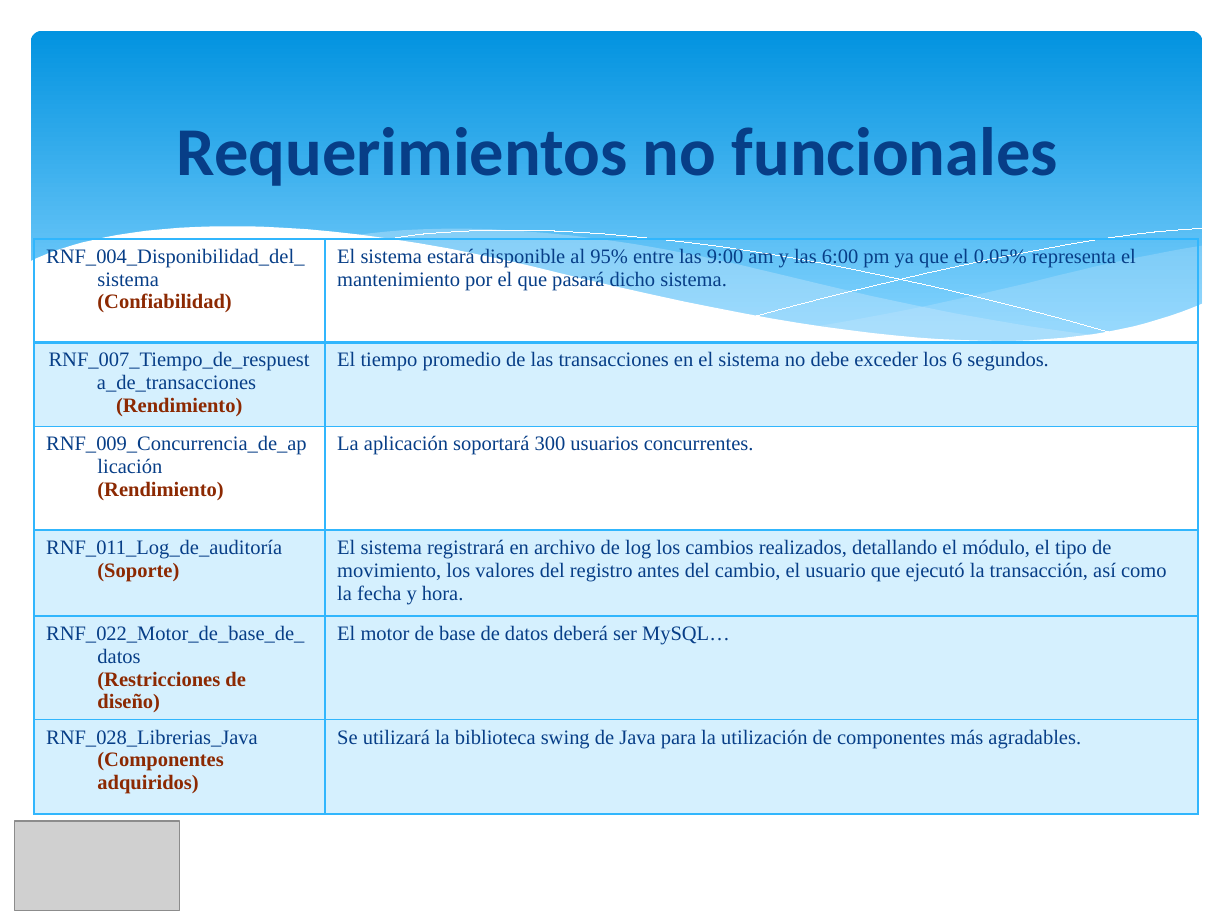
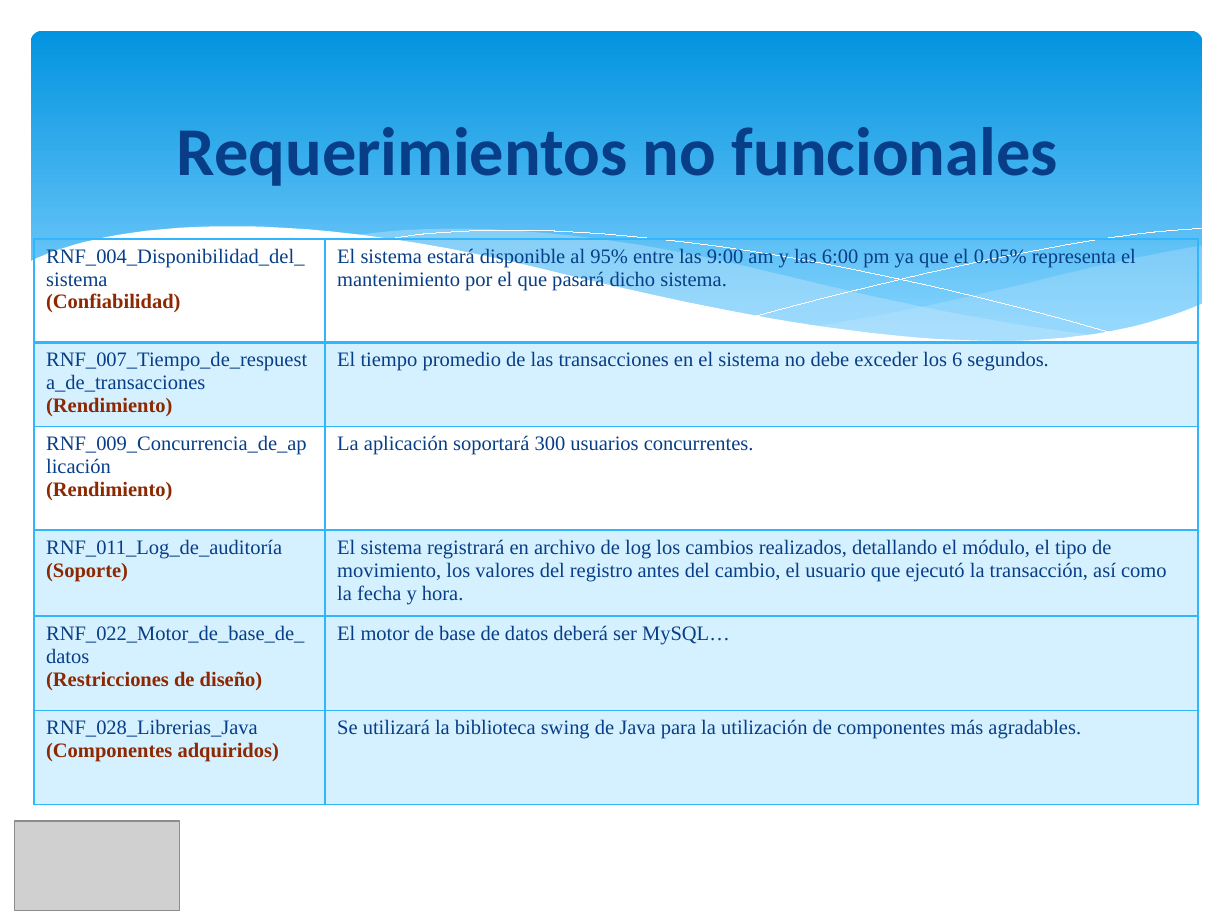
Before and after one commit to orlysemperfi/my-project-pi, a slide deck: slide 9 of PRESENTACION03-P2/PARCIAL/PPT PI2 PARCIAL.pptx. Drawn at 1232x924 pixels with LibreOffice and Linux fonts; fonts in the diff are those of the drawing; grey boxes stand for pictures. Boxes give left, top, right and bottom in pixels: in the first picture for what was removed or moved away, otherwise in the second. Text is boxed around its words. In the diff, an @@ line names an element or a change of style, - is before the commit and + after.

```diff
--- a/PRESENTACION03-P2/PARCIAL/PPT PI2 PARCIAL.pptx
+++ b/PRESENTACION03-P2/PARCIAL/PPT PI2 PARCIAL.pptx
@@ table at box(33, 239, 1198, 822) @@
@@ indent changed @@
@@ alignment centre to left @@
```
Also in this commit, not shown: 7 other slides changed.
